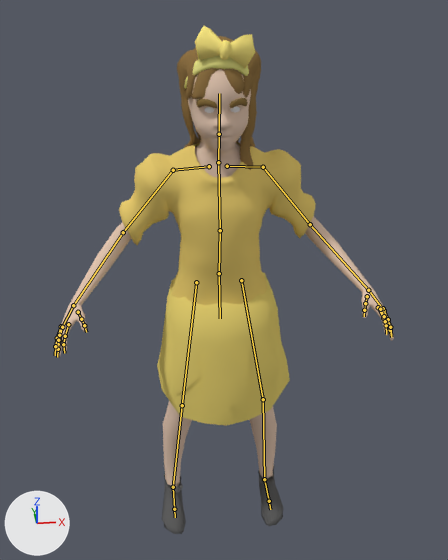
The Blender file models/MissyDubourde/Missy.blend, before and after one commit.
Both versions are drawn from a 50 mm lens placed at (-0.13, -1.352, 1.433), pointed at (0.008, -0.05, 0.741). The lights are fixed; the arrows at lower left show +X, +Y and +Z. The bones that bend it are drawn over the model as lines.

Objects in the first picture: 'Body', 'Bow', 'EyebrowL', 'EyebrowR', 'Eyes', 'Hair', 'Hairband', 'Shirt', 'ShoeL', 'ShoeR', 'Skirt'.
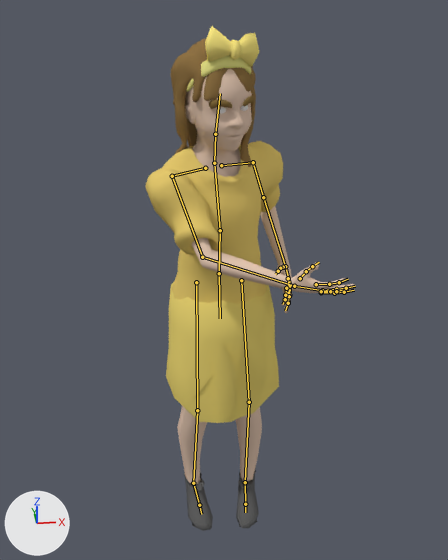
The newer file adds an action. The first version stands in its rest pose; the second is drawn at frame 40 of the action 'Shoulders'.

Location of each change, [x1, y1, x2, y2] in pixels of the pictures (448 x 560 px):
```json
{"object": "Shirt", "change": "posed", "before": [119, 142, 316, 305], "after": [145, 141, 283, 304], "on screen": "30% narrower"}
{"object": "Body", "change": "posed", "before": [54, 69, 394, 487], "after": [177, 69, 355, 484], "on screen": "48% narrower"}
{"object": "Skirt", "change": "posed", "before": [157, 272, 290, 426], "after": [166, 282, 279, 423], "on screen": "15% narrower, 8% shorter"}
{"object": "Hair", "change": "posed", "before": [177, 36, 261, 170], "after": [171, 38, 256, 167]}
{"object": "ShoeR", "change": "posed", "before": [162, 474, 186, 534], "after": [184, 472, 213, 531], "on screen": "20% wider"}
{"object": "ShoeL", "change": "posed", "before": [258, 466, 284, 526], "after": [236, 469, 259, 528], "on screen": "11% narrower"}
{"object": "Bow", "change": "posed", "before": [195, 25, 255, 68], "after": [205, 26, 259, 66], "on screen": "10% narrower, 7% shorter"}
{"object": "Hairband", "change": "posed", "before": [184, 55, 249, 89], "after": [187, 55, 252, 92]}
{"object": "EyebrowR", "change": "posed", "before": [196, 99, 217, 108], "after": [209, 99, 232, 109]}
{"object": "EyebrowL", "change": "posed", "before": [230, 98, 248, 108], "after": [243, 96, 254, 107], "on screen": "37% narrower, 9% taller"}
{"bone": "Chest", "before": "(220, 230) to (218, 162)", "after": "(220, 230) to (214, 163)"}
{"bone": "Uperarm.L", "before": "(263, 167) to (310, 224)", "after": "(253, 162) to (263, 197)"}
{"bone": "LowerArm.L", "before": "(310, 224) to (368, 290)", "after": "(263, 197) to (285, 266)"}
{"bone": "Uperarm.R", "before": "(173, 170) to (123, 232)", "after": "(172, 176) to (202, 257)"}
{"bone": "LowerArm.R", "before": "(123, 232) to (73, 305)", "after": "(202, 257) to (294, 286)"}
```

Edits to the scene script, one JSON object a line:
```json
{"block": "bone_ik_leg_l", "where": "bone_ik_leg_l = bpy.data.objects['Armature'].pose.bones['ik-leg.L']  # child of 'Root'"}
{"op": "set", "path": "bone_ik_leg_l.location", "old": "(0.0, 0.0, 0.0)", "new": "(-0.3, 0.02, -0.01)"}
{"block": "bone_chest", "where": "bone_chest = bpy.data.objects['Armature'].pose.bones['Chest']  # child of 'Stomach'"}
{"op": "set", "path": "bone_chest.rotation_quaternion", "old": "(1.0, 0.0, 0.0, 0.0)", "new": "(0.982, 0.0, 0.187, 0.032)", "note": "degrees (0, 0, 0) -> degrees (1, 22, 4)"}
{"block": "bone_uperarm_l", "where": "bone_uperarm_l = bpy.data.objects['Armature'].pose.bones['Uperarm.L']  # child of 'Collar.L'"}
{"op": "set", "path": "bone_uperarm_l.rotation_quaternion", "old": "(1.0, 0.0, 0.0, 0.0)", "new": "(0.97, -0.03, 0.004, 0.242)", "note": "degrees (0, 0, 0) -> degrees (-3, 1, 28)"}
{"block": "bone_lowerarm_l", "where": "bone_lowerarm_l = bpy.data.objects['Armature'].pose.bones['LowerArm.L']  # child of 'Uperarm.L'"}
{"op": "set", "path": "bone_lowerarm_l.rotation_quaternion", "old": "(1.0, 0.0, 0.0, 0.0)", "new": "(0.86, -0.3, -0.053, -0.408)", "note": "degrees (0, 0, 0) -> degrees (-30, -20, -45)"}
{"block": "bone_uperarm_r", "where": "bone_uperarm_r = bpy.data.objects['Armature'].pose.bones['Uperarm.R']  # child of 'Collar.R'"}
{"op": "set", "path": "bone_uperarm_r.rotation_quaternion", "old": "(1.0, 0.0, 0.0, 0.0)", "new": "(0.863, 0.237, 0.033, -0.445)", "note": "degrees (0, 0, 0) -> degrees (23, 16, -51)"}
{"block": "bone_lowerarm_r", "where": "bone_lowerarm_r = bpy.data.objects['Armature'].pose.bones['LowerArm.R']  # child of 'Uperarm.R'"}
{"op": "set", "path": "bone_lowerarm_r.rotation_quaternion", "old": "(1.0, 0.0, 0.0, 0.0)", "new": "(0.868, -0.012, 0.424, 0.259)", "note": "degrees (0, 0, 0) -> degrees (17, 48, 41)"}
{"block": "bone_ik_leg_r", "where": "bone_ik_leg_r = bpy.data.objects['Armature'].pose.bones['ik-leg.R']  # child of 'Root'"}
{"op": "set", "path": "bone_ik_leg_r.location", "old": "(0.0, 0.0, 0.0)", "new": "(0.31, -0.04, 0.02)"}
```
